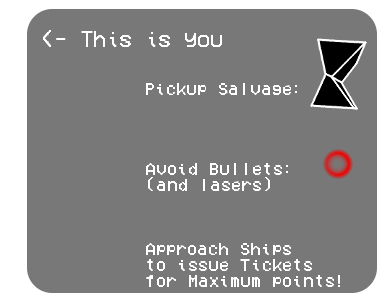
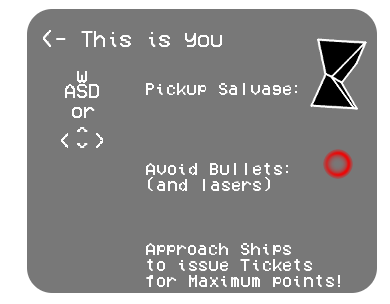
Layer changes from the first 390x304 image to the second:
added layer "WASD ..." above "wasd" over [61, 71, 103, 148]
